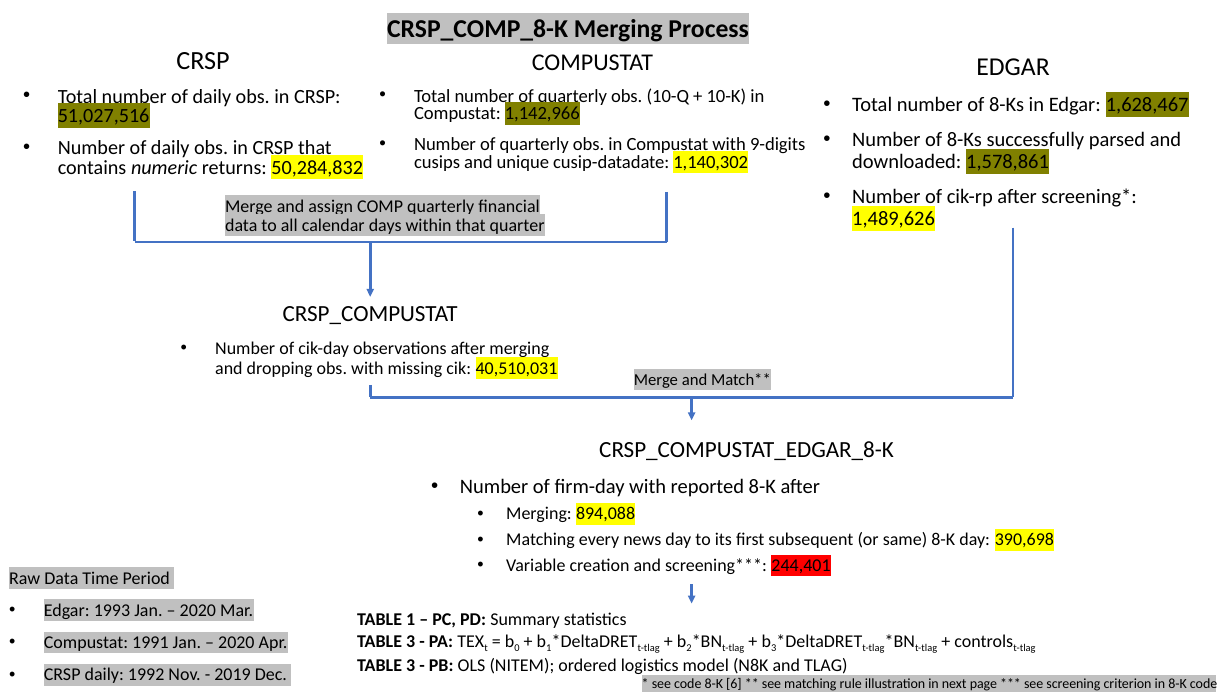
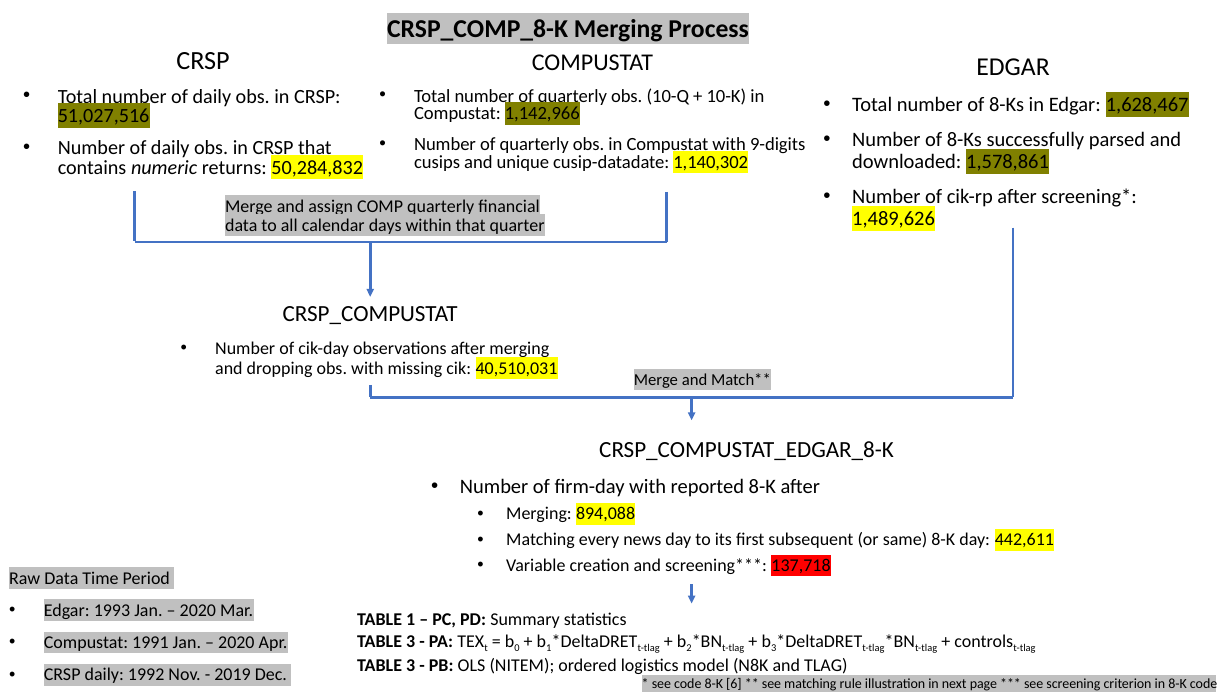
Before and after one commit to fengzhi22/narrative_conservatism, a slide deck: slide 4 of output/Figures.pptx. Drawn at 1232x693 pixels with LibreOffice and Linux fonts; fonts in the diff are those of the drawing. Boxes give left, top, right and bottom in pixels: in the first picture for what was removed or moved away, otherwise in the second. Text is boxed around its words. In the diff, an @@ line names an element or a change of style, - is before the commit and + after.

Commit message:
new match, revised paper V4

```diff
--- a/output/Figures.pptx
+++ b/output/Figures.pptx
@@ text at bbox=[506, 532, 1054, 574]: text changed @@
-  • Matching every news day to its first subsequent (or same) 8-K day: 390,698
-  • Variable creation and screening***: 244,401
+  • Matching every news day to its first subsequent (or same) 8-K day: 442,611
+  • Variable creation and screening***: 137,718
```
Also in this commit, not shown: 1 other slide changed, 32 other files.
